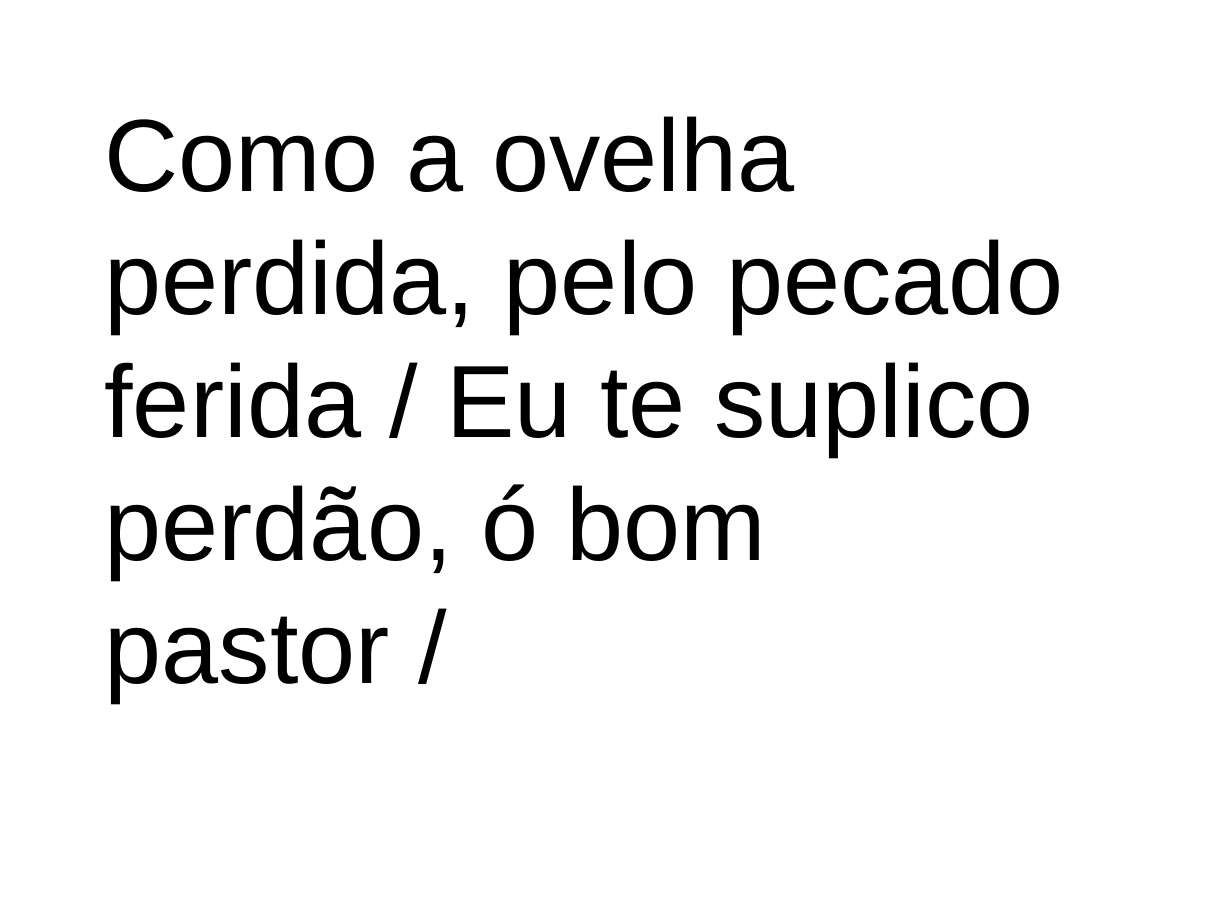
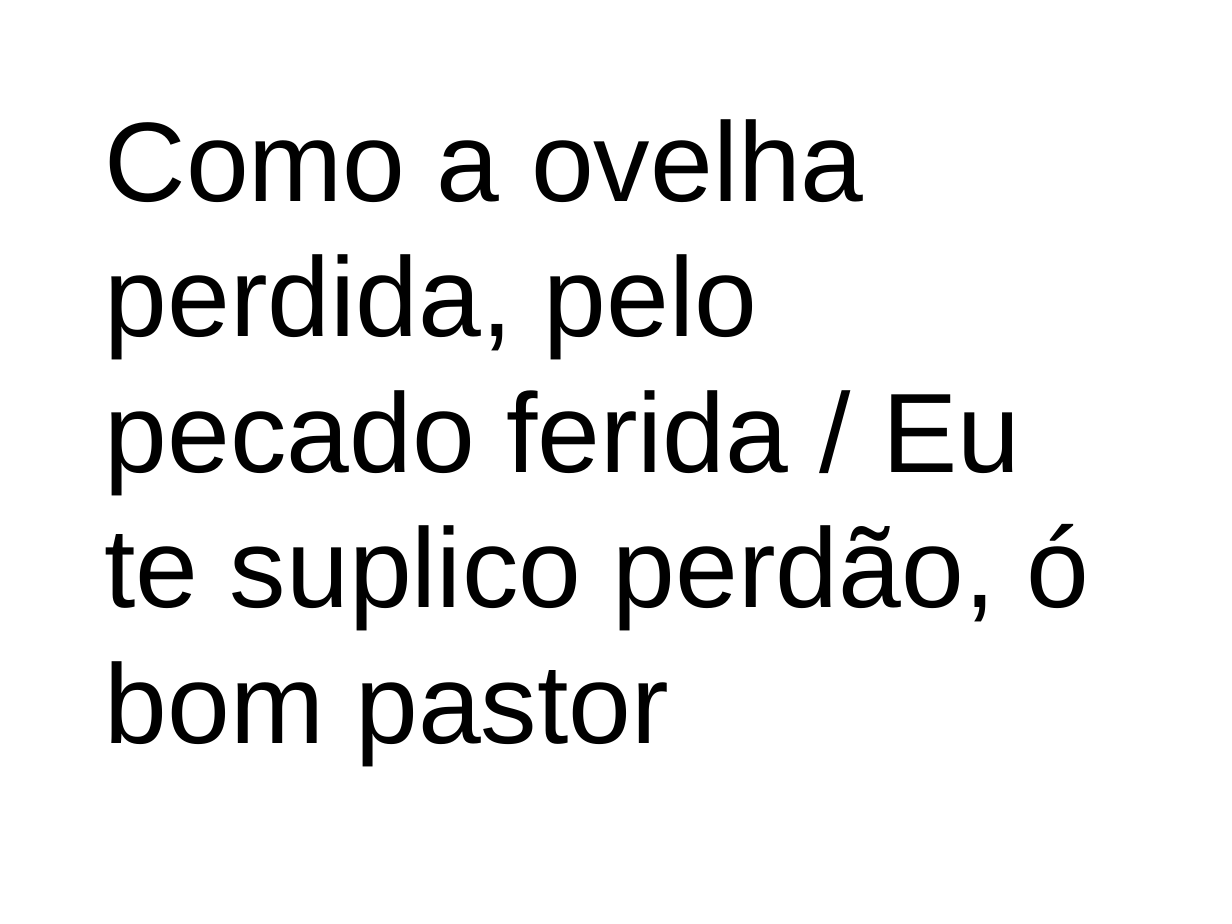
Before and after one commit to inmjava/MissaGenerator, a slide deck: slide 14 of cantos-ppt.ppt (slide 13 before the commit). Drawn at 1232x924 pixels with LibreOffice and Linux fonts; fonts in the diff are those of the drawing. Boxes give left, top, right and bottom in pixels: in the first picture for what was removed or moved away, otherwise in the second. Text is boxed around its words. In the diff, an @@ line names an element or a change of style, - is before the commit and + after.

```diff
--- a/cantos-ppt.ppt
+++ b/cantos-ppt.ppt
@@ title at [105, 119, 1090, 763]: text changed; size 60 to 66 pt @@
-Como a ovelha perdida, pelo pecado ferida / Eu te suplico perdão, ó bom pastor /
+Como a ovelha perdida, pelo pecado ferida / Eu te suplico perdão, ó bom pastor
```
Also in this commit, not shown: 43 other slides changed, 7 slides added, 1 slide removed, 2 other files.
